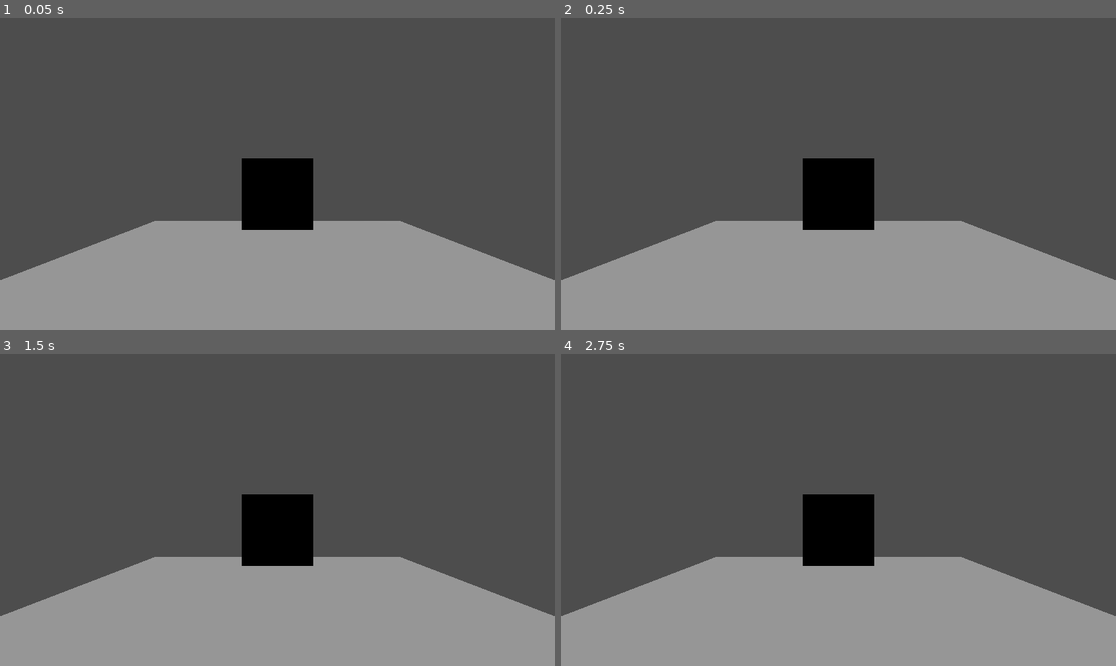
Above: before the commit, frames 1-4 (two rows, left to right).
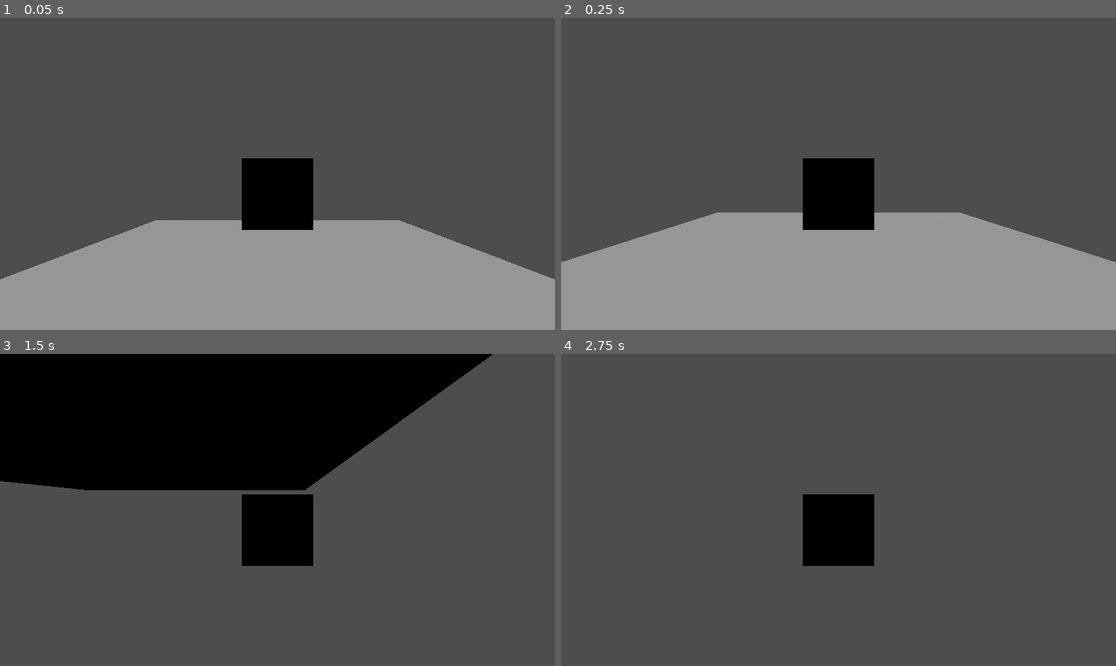
Above: after the commit, the same moments.

Repository: IMKarhu/GMTK2024
Game: Godot game, scene res://scenes/SimpleScene.tscn
Two runs of this game, one before a commit and one after it. Both use one fixed random seed, a clock stepped at 60 frames per second and the inputs below. Before the commit the project has no main scene; this scene is started directly in both runs.
Inputs:
- Up to frame 1 (0.05 s): no input
- Up to frame 2 (0.25 s): no input
- Up to frame 3 (1.5 s): tap Enter (ui_accept) at 0.5, 0.6 s; hold Right (ui_right, bound only before the commit) 0.53-1.28 s; tap Space (jump, bound only after the commit) at 0.77, 0.8, 1.07, 1.35 s; hold Down (ui_down, bound only before the commit) from 1.28 s (still down)
- Up to frame 4 (2.75 s): tap Space (jump, bound only after the commit) at 1.52, 1.82, 2.3 s; tap Enter (ui_accept) at 1.55, 2.1 s; release Down (ui_down, bound only before the commit) at 2.03 s; hold Right (ui_right, bound only before the commit) from 2.03 s (still down)

The runs differ from the first frame. In frame 1, 0.2% of the frame differs, in the area x 0-100%, y 64-84%; in frame 2, 3.2%; in frame 3, 60%, in the area x 0-100%, y 0-100%; in frame 4, 29%.

Commit message:
Add player movement

Diff:
--- a/OnlyDown/project.godot
+++ b/OnlyDown/project.godot
@@ -11,6 +11,73 @@
 [application]
 
 config/name="Gmtk 2024"
-run/main_scene="res://SimpleScene.tscn"
+run/main_scene="res://scenes/SimpleScene.tscn"
 config/features=PackedStringArray("4.2", "Forward Plus")
 config/icon="res://icon.svg"
+
+[input]
+
+ui_accept={
+"deadzone": 0.5,
+"events": [Object(InputEventKey,"resource_local_to_scene":false,"resource_name":"","device":0,"window_id":0,"alt_pressed":false,"shift_pressed":false,"ctrl_pressed":false,"meta_pressed":false,"pressed":false,"keycode":4194309,"physical_keycode":0,"key_label":0,"unicode":0,"echo":false,"script":null)
+, Object(InputEventKey,"resource_local_to_scene":false,"resource_name":"","device":0,"window_id":0,"alt_pressed":false,"shift_pressed":false,"ctrl_pressed":false,"meta_pressed":false,"pressed":false,"keycode":4194310,"physical_keycode":0,"key_label":0,"unicode":0,"echo":false,"script":null)
+]
+}
+ui_select={
+"deadzone": 0.5,
+"events": [Object(InputEventJoypadButton,"resource_local_to_scene":false,"resource_name":"","device":0,"button_index":3,"pressure":0.0,"pressed":false,"script":null)
+]
+}
+ui_left={
+"deadzone": 0.5,
+"events": [Object(InputEventJoypadButton,"resource_local_to_scene":false,"resource_name":"","device":0,"button_index":13,"pressure":0.0,"pressed":false,"script":null)
+, Object(InputEventJoypadMotion,"resource_local_to_scene":false,"resource_name":"","device":0,"axis":0,"axis_value":-1.0,"script":null)
+]
+}
+ui_right={
+"deadzone": 0.5,
+"events": [Object(InputEventJoypadButton,"resource_local_to_scene":false,"resource_name":"","device":0,"button_index":14,"pressure":0.0,"pressed":false,"script":null)
+, Object(InputEventJoypadMotion,"resource_local_to_scene":false,"resource_name":"","device":0,"axis":0,"axis_value":1.0,"script":null)
+]
+}
+ui_up={
+"deadzone": 0.5,
+"events": [Object(InputEventJoypadButton,"resource_local_to_scene":false,"resource_name":"","device":0,"button_index":11,"pressure":0.0,"pressed":false,"script":null)
+, Object(InputEventJoypadMotion,"resource_local_to_scene":false,"resource_name":"","device":0,"axis":1,"axis_value":-1.0,"script":null)
+]
+}
+ui_down={
+"deadzone": 0.5,
+"events": [Object(InputEventJoypadButton,"resource_local_to_scene":false,"resource_name":"","device":0,"button_index":12,"pressure":0.0,"pressed":false,"script":null)
+, Object(InputEventJoypadMotion,"resource_local_to_scene":false,"resource_name":"","device":0,"axis":1,"axis_value":1.0,"script":null)
+]
+}
+move_left={
+"deadzone": 0.5,
+"events": [Object(InputEventKey,"resource_local_to_scene":false,"resource_name":"","device":-1,"window_id":0,"alt_pressed":false,"shift_pressed":false,"ctrl_pressed":false,"meta_pressed":false,"pressed":false,"keycode":0,"physical_keycode":65,"key_label":0,"unicode":97,"echo":false,"script":null)
+, Object(InputEventKey,"resource_local_to_scene":false,"resource_name":"","device":-1,"window_id":0,"alt_pressed":false,"shift_pressed":false,"ctrl_pressed":false,"meta_pressed":false,"pressed":false,"keycode":0,"physical_keycode":4194319,"key_label":0,"unicode":0,"echo":false,"script":null)
+]
+}
+move_right={
+"deadzone": 0.5,
+"events": [Object(InputEventKey,"resource_local_to_scene":false,"resource_name":"","device":-1,"window_id":0,"alt_pressed":false,"shift_pressed":false,"ctrl_pressed":false,"meta_pressed":false,"pressed":false,"keycode":0,"physical_keycode":68,"key_label":0,"unicode":100,"echo":false,"script":null)
+, Object(InputEventKey,"resource_local_to_scene":false,"resource_name":"","device":-1,"window_id":0,"alt_pressed":false,"shift_pressed":false,"ctrl_pressed":false,"meta_pressed":false,"pressed":false,"keycode":0,"physical_keycode":4194321,"key_label":0,"unicode":0,"echo":false,"script":null)
+]
+}
+move_forward={
+"deadzone": 0.5,
+"events": [Object(InputEventKey,"resource_local_to_scene":false,"resource_name":"","device":-1,"window_id":0,"alt_pressed":false,"shift_pressed":false,"ctrl_pressed":false,"meta_pressed":false,"pressed":false,"keycode":0,"physical_keycode":87,"key_label":0,"unicode":119,"echo":false,"script":null)
+, Object(InputEventKey,"resource_local_to_scene":false,"resource_name":"","device":-1,"window_id":0,"alt_pressed":false,"shift_pressed":false,"ctrl_pressed":false,"meta_pressed":false,"pressed":false,"keycode":0,"physical_keycode":4194320,"key_label":0,"unicode":0,"echo":false,"script":null)
+]
+}
+move_backwards={
+"deadzone": 0.5,
+"events": [Object(InputEventKey,"resource_local_to_scene":false,"resource_name":"","device":-1,"window_id":0,"alt_pressed":false,"shift_pressed":false,"ctrl_pressed":false,"meta_pressed":false,"pressed":false,"keycode":0,"physical_keycode":83,"key_label":0,"unicode":115,"echo":false,"script":null)
+, Object(InputEventKey,"resource_local_to_scene":false,"resource_name":"","device":-1,"window_id":0,"alt_pressed":false,"shift_pressed":false,"ctrl_pressed":false,"meta_pressed":false,"pressed":false,"keycode":0,"physical_keycode":4194322,"key_label":0,"unicode":0,"echo":false,"script":null)
+]
+}
+jump={
+"deadzone": 0.5,
+"events": [Object(InputEventKey,"resource_local_to_scene":false,"resource_name":"","device":-1,"window_id":0,"alt_pressed":false,"shift_pressed":false,"ctrl_pressed":false,"meta_pressed":false,"pressed":false,"keycode":0,"physical_keycode":32,"key_label":0,"unicode":32,"echo":false,"script":null)
+]
+}
--- a/OnlyDown/scenes/SimpleScene.tscn
+++ b/OnlyDown/scenes/SimpleScene.tscn
@@ -1,4 +1,6 @@
-[gd_scene load_steps=4 format=3 uid="uid://bukx2nu06olxv"]
+[gd_scene load_steps=5 format=3 uid="uid://bukx2nu06olxv"]
+
+[ext_resource type="Script" path="res://src/Player.gd" id="1_6vusv"]
 
 [sub_resource type="BoxMesh" id="BoxMesh_5m3fs"]
 
@@ -20,6 +22,7 @@
 
 [node name="Player" type="CharacterBody3D" parent="."]
 transform = Transform3D(1, 0, 0, 0, 1, 0, 0, 0, 1, 0, 2.14001, 0)
+script = ExtResource("1_6vusv")
 
 [node name="MainCamera" type="Camera3D" parent="Player"]
 transform = Transform3D(1, 0, 0, 0, 1, 0, 0, 0, 1, 0, 0.282001, 3.34856)
--- a/OnlyDown/src/Player.gd
+++ b/OnlyDown/src/Player.gd
@@ -1,4 +1,4 @@
-extends CharacterBody3D
+class_name Player extends CharacterBody3D
 
 
 const SPEED = 5.0
@@ -14,12 +14,12 @@
 		velocity.y -= gravity * delta
 
 	# Handle jump.
-	if Input.is_action_just_pressed("ui_accept") and is_on_floor():
+	if Input.is_action_just_pressed("jump") and is_on_floor():
 		velocity.y = JUMP_VELOCITY
 
 	# Get the input direction and handle the movement/deceleration.
 	# As good practice, you should replace UI actions with custom gameplay actions.
-	var input_dir = Input.get_vector("ui_left", "ui_right", "ui_up", "ui_down")
+	var input_dir = Input.get_vector("move_left", "move_right", "move_forward", "move_backwards")
 	var direction = (transform.basis * Vector3(input_dir.x, 0, input_dir.y)).normalized()
 	if direction:
 		velocity.x = direction.x * SPEED
